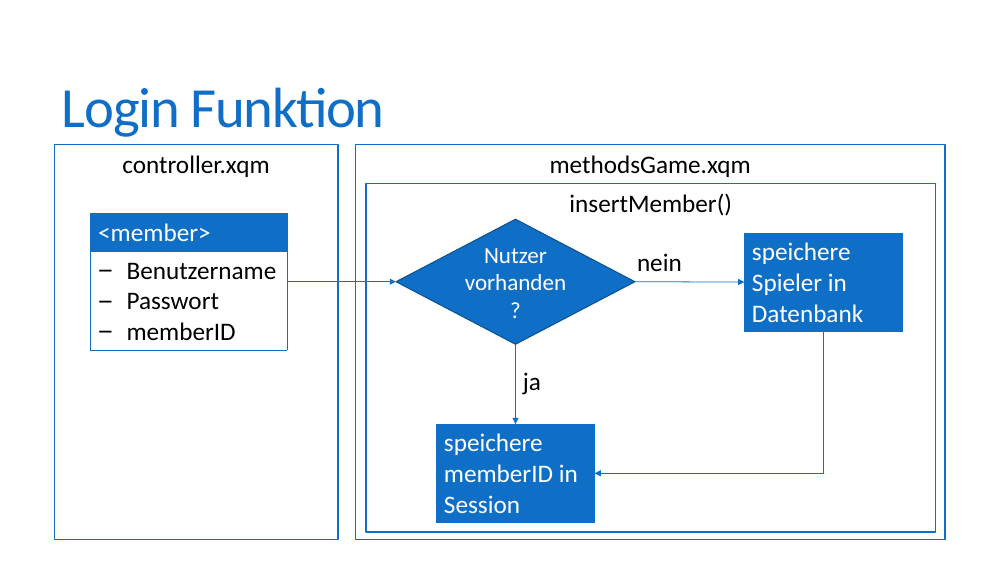
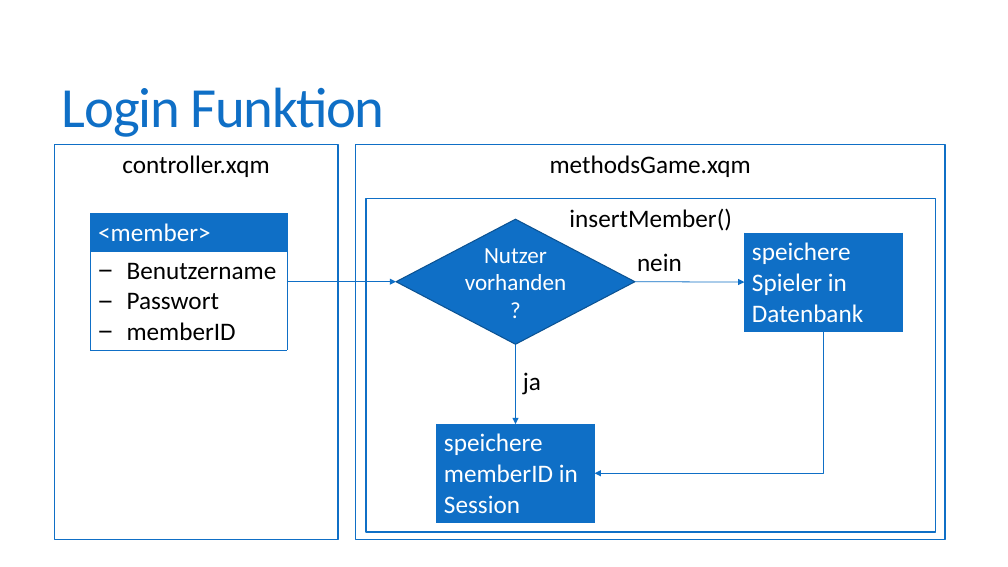
Before and after one commit to fborrmann/memory_game, a slide deck: slide 4 of presentation_franzi.pptx. Drawn at 1008x567 pixels with LibreOffice and Linux fonts; fonts in the diff are those of the drawing. Boxes give left, top, right and bottom in pixels: in the first picture for what was removed or moved away, otherwise in the second. Text is boxed around its words. In the diff, an @@ line names an element or a change of style, - is before the commit and + after.

```diff
--- a/presentation_franzi.pptx
+++ b/presentation_franzi.pptx
@@ rectangle "insertMember()": place and size @@
-rectangle "insertMember()" at (366,184,935,532)
+rectangle "insertMember()" at (366,198,935,532)
```
Also in this commit, not shown: 2 other slides changed.
